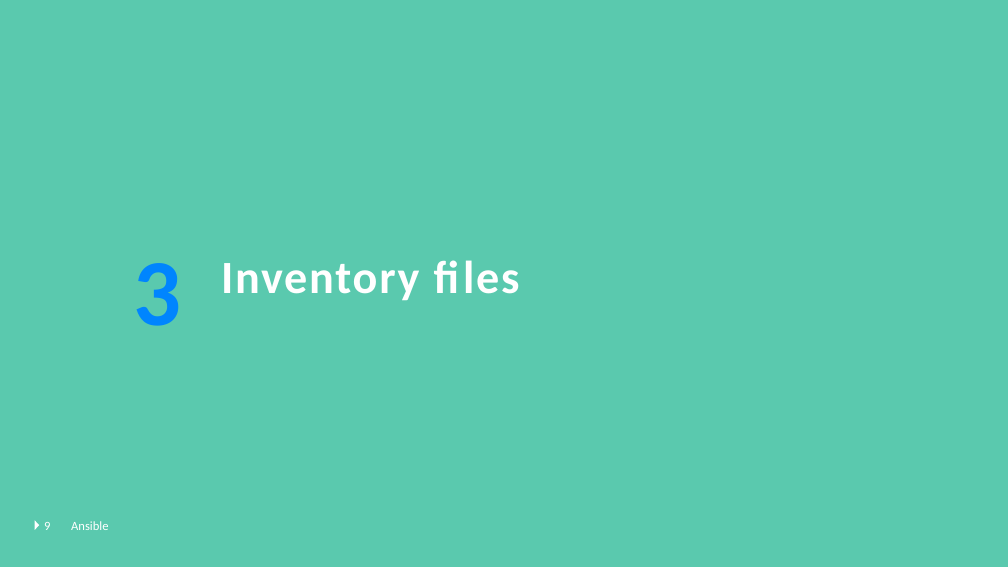
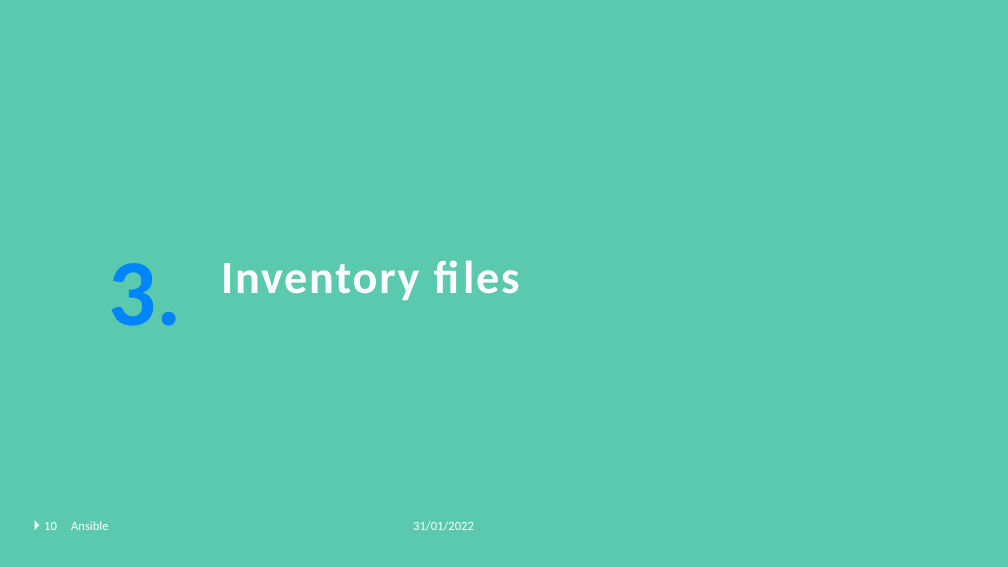
Before and after one commit to GerritVanMol/Ansible_Introduction-21_22, a slide deck: slide 10 of Documents/Ansible_BasicsAndHowToGetStarted.pptx (slide 9 before the commit). Drawn at 1008x567 pixels with LibreOffice and Linux fonts; fonts in the diff are those of the drawing; background and template pictures are left out. Boxes give left, top, right and bottom in pixels: in the first picture for what was removed or moved away, otherwise in the second. Text is boxed around its words. In the diff, an @@ line names an element or a change of style, - is before the commit and + after.

```diff
--- a/Documents/Ansible_BasicsAndHowToGetStarted.pptx
+++ b/Documents/Ansible_BasicsAndHowToGetStarted.pptx
@@ text at [108, 263, 181, 326]: text changed @@
-3
+3.
@@ page number at [44, 522, 57, 530]: text changed @@
-9
+10
@@ text added at [413, 521, 474, 531], 12 pt, text #FFFFFF @@
+31/01/2022
```
Also in this commit, not shown: 6 other slides changed, 12 slides added, 1 other file.
